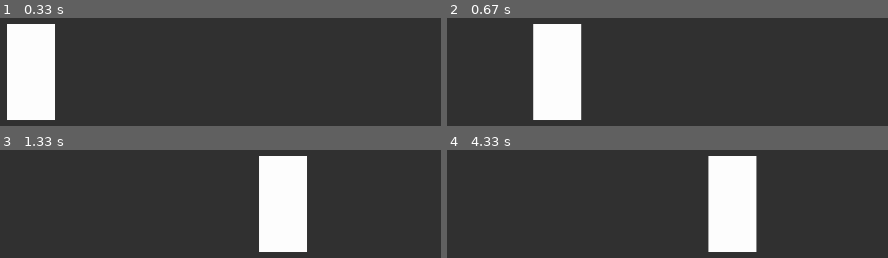
Above: before the commit, frames 1-4 (two rows, left to right).
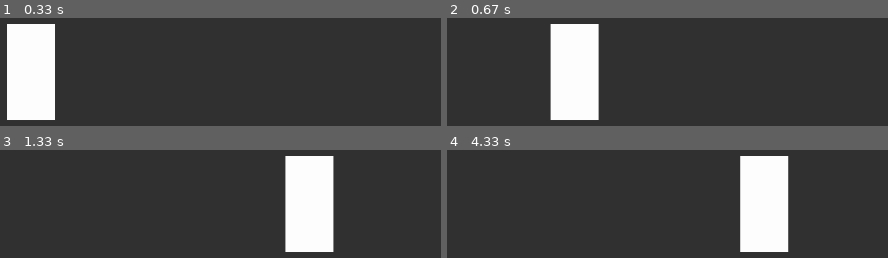
Above: after the commit, the same moments.

Repository: z4okolatka/PyGame-project
Game: pygame game, started from main.py
Same seed, same stepped clock (60 frames per second), same inputs: the game is played once before the commit and once after it.
Inputs:
- Up to frame 1 (0.33 s): no input
- Up to frame 2 (0.67 s): hold D from 0.33 s (still down)
- Up to frame 3 (1.33 s): release D at 0.8 s; hold D 0.83-1.3 s
- Up to frame 4 (4.33 s): hold A 1.33-1.87 s; hold A 1.9-2.3 s; hold D 2.33-2.97 s; hold A 3-3.47 s; hold D 3.5-3.97 s; hold D from 4 s (still down)

Frame 1 is identical in both runs. In frame 2, 7.3% of the frame differs, in the area x 19-35%, y 5-95%; in frame 3, 11%; in frame 4, 13%, in the area x 59-78%, y 5-95%.

Commit message:
player horizontal movement update

Diff:
--- /dev/null
+++ b/src/classes/block.py
@@ -0,0 +1,11 @@
+import pygame as pg
+
+class Block(pg.sprite.Sprite):
+    def __init__(self, centerpos, size):
+        super().__init__()
+
+        self.image = pg.Surface(size)
+        self.image.fill('white')
+        self.rect = self.image.get_rect()
+
+        self.rect.center = centerpos
--- /dev/null
+++ b/src/classes/coordHelper.py
@@ -0,0 +1,58 @@
+class floatCoords:
+    @property
+    def left(self):
+        return self.x
+
+    @left.setter
+    def left(self, n):
+        self.x = n
+
+    @property
+    def right(self):
+        return self.x + self.rect.width
+
+    @right.setter
+    def right(self, n):
+        self.x = n - self.rect.width
+
+    @property
+    def top(self):
+        return self.y
+
+    @top.setter
+    def top(self, n):
+        self.y = n
+
+    @property
+    def bottom(self):
+        return self.y + self.rect.height
+
+    @bottom.setter
+    def bottom(self, n):
+        self.y = n - self.rect.height
+
+    @property
+    def center(self):
+        return self.x + self.rect.width / 2, self.y + self.rect.height / 2
+
+    @center.setter
+    def center(self, xy):
+        x, y = xy
+        self.x = x - self.rect.width / 2
+        self.y = y - self.rect.height / 2
+
+    @property
+    def centerx(self):
+        return self.x + self.rect.width / 2
+
+    @centerx.setter
+    def centerx(self, n):
+        self.x = n - self.rect.width / 2
+
+    @property
+    def centery(self):
+        return self.y + self.rect.height / 2
+
+    @centery.setter
+    def centery(self, n):
+        self.y = n - self.rect.height / 2
--- a/src/classes/player.py
+++ b/src/classes/player.py
@@ -6,6 +6,7 @@
 
 class Player(pg.sprite.Sprite):
     def __init__(self, game, cords=None):
+        super().__init__()
         self.game: main.Game = game
 
         # surface
@@ -43,11 +44,14 @@
         if self.keydown(pg.K_d, keyboard) or self.keydown(pg.K_a, keyboard):
             self.vx = 0
         if keyboard[pg.K_d]:
-            self.vx += 30 * self.game.deltatime
+            self.vx += .3 * settings.MAX_HORIZONTAL_SPEED * self.game.deltatime
         if keyboard[pg.K_a]:
-            self.vx -= 30 * self.game.deltatime
+            self.vx -= .3 * settings.MAX_HORIZONTAL_SPEED * self.game.deltatime
         if not keyboard[pg.K_a] and not keyboard[pg.K_d] and self.vx:
-            self.vx *= .92  # friction coefficient
+            if self.vx < 0:
+                self.vx += .3 * settings.MAX_HORIZONTAL_SPEED * self.game.deltatime
+            else:
+                self.vx -= .3 * settings.MAX_HORIZONTAL_SPEED * self.game.deltatime
             if abs(self.vx) < 1:
                 self.vx = 0
 
@@ -58,8 +62,8 @@
         self.x += self.vx
 
         # flooring cords
-        self.rect.x = math.floor(self.x)
-        self.rect.y = math.floor(self.y)
+        self.rect.x = round(self.x)
+        self.rect.y = round(self.y)
 
         self._lastKeyboard = keyboard
 
